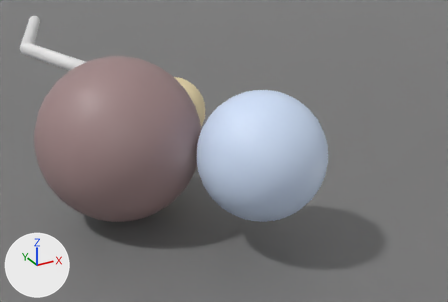
The Blender file quadtree representation.blend as it was, and as the next commit left it.
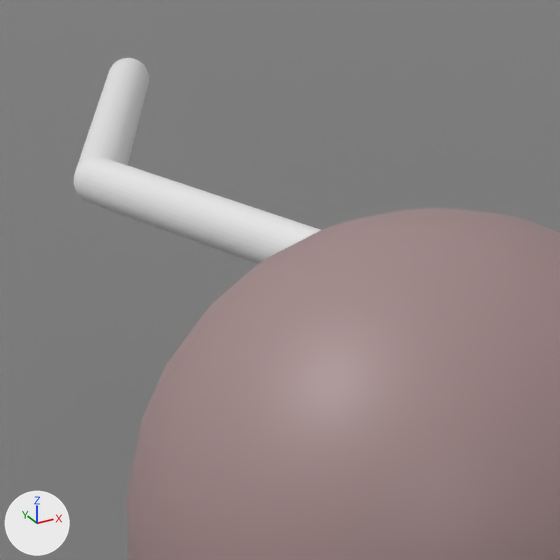
The first picture shows the older version from a camera (50 mm lens) standing at (-9.0, -46.9, 11.6) and looking at (11.7, -9.3, -7.2). The close-ups show both versions on the part from 0% to 34% of the width and 0% to 50% of the height of that picture. Arrows for +X, +Y and +Z are at lower left; the lights stay in place.

The scene before the commit, as lines of its bpy script (objects in view):
```python
me_cylinder = bpy.data.meshes.new('Cylinder')
me_cylinder.from_pydata(...)  # 64 vertices, 34 faces; spans x -0.048..0.333, y -0.048..0.048, z -0.957..0.0
me_cylinder_001 = bpy.data.meshes.new('Cylinder.001')
me_cylinder_001.from_pydata(...)  # 64 vertices, 34 faces; spans x -0.048..0.333, y -0.048..0.048, z 0.0..0.957
me_sphere_002 = bpy.data.meshes.new('Sphere.002')
me_sphere_002.from_pydata(...)  # a UV sphere (32 segments, 16 rings, poles along z) spanning x -1.0..1.0, y -1.0..1.0, z -1.0..1.0
me_sphere_002.polygons.foreach_set('use_smooth', [True] * 512)
me_sphere_002.materials.append(mat_material_001)  # brown #a28888
ob_cylinder = bpy.data.objects.new('Cylinder', me_cylinder)
ob_cylinder.location = (0.0, 0.0, 0.0)
ob_cylinder.rotation_euler = (-1.571, 0.0, 0.0)  # degrees (-90, 0, 0)
ob_cylinder.scale = (10.0, 10.0, 10.0)
ob_cylinder_001 = bpy.data.objects.new('Cylinder.001', me_cylinder_001)
ob_cylinder_001.location = (0.0, 0.0, 0.0)
ob_cylinder_001.rotation_euler = (-1.571, 0.0, 0.0)  # degrees (-90, 0, 0)
ob_cylinder_001.scale = (10.0, 10.0, 10.0)
ob_s = bpy.data.objects.new('S ', me_sphere_002)
ob_s.location = (0.0, -20.0, 0.0)
ob_s.scale = (4.0, 4.0, 4.0)
# also in view: 'S Ground' at (0.0, -20.0, -10004.0)
```
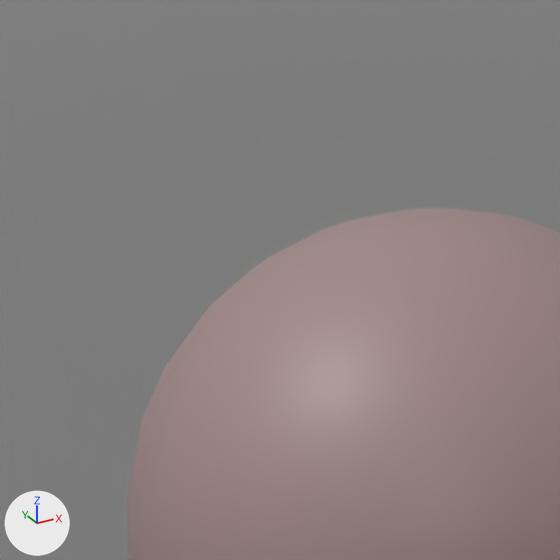
What differs and where, as boxes (x1, y1, x2, y2) in the close-ups (560 x 560 px):
```json
{"object": "Cylinder", "change": "hidden", "before": [74, 157, 321, 264]}
{"object": "Cylinder.001", "change": "hidden", "before": [75, 58, 149, 172]}
```

Edits to the scene script, one JSON object a line:
```json
{"op": "add", "block": "ob_cylinder", "code": "ob_cylinder.hide_set(True)"}
{"op": "add", "block": "ob_cylinder_001", "code": "ob_cylinder_001.hide_set(True)"}
```
